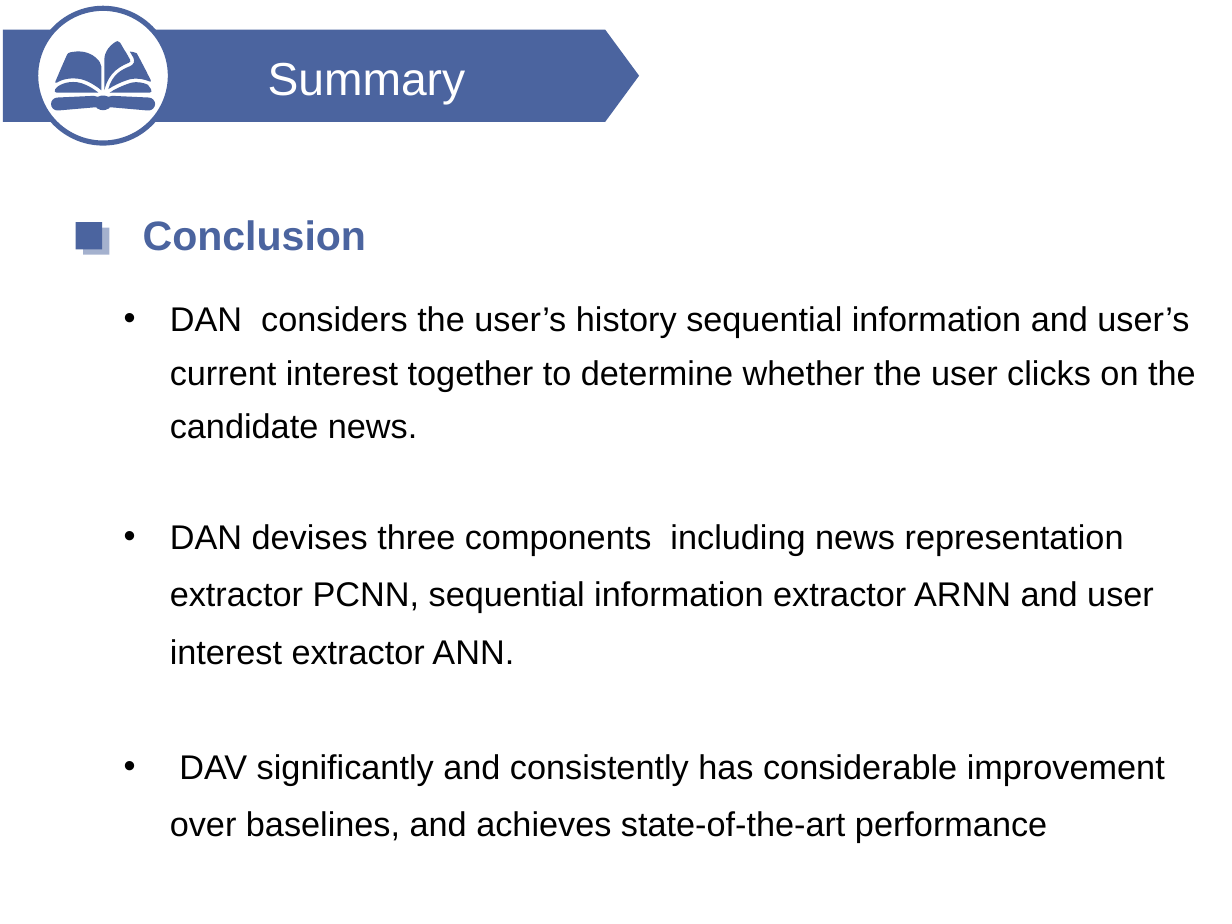
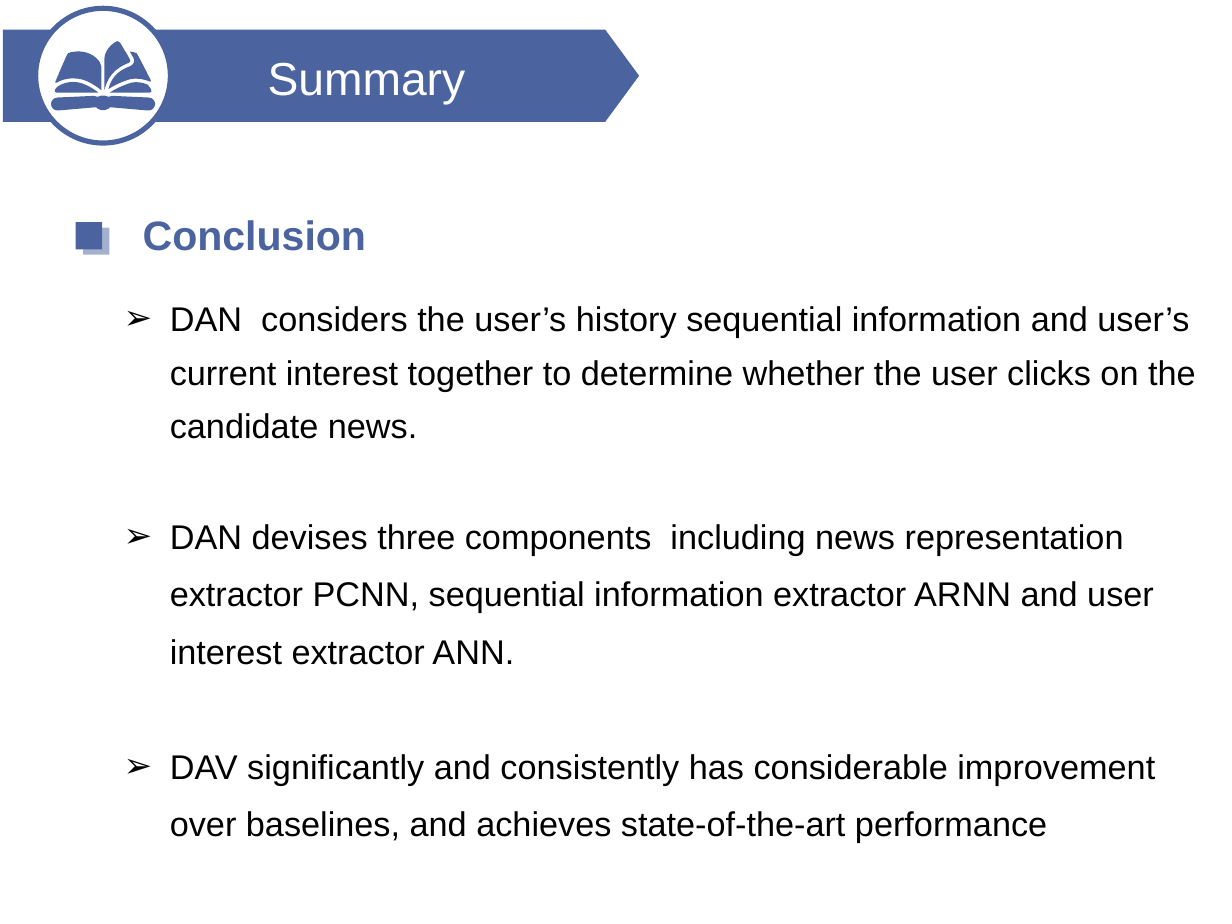
Before and after one commit to ZP1481616577/DAN-for-News-Recommendation, a slide deck: slide 17 of AAAI2018.pptx. Drawn at 1232x924 pixels with LibreOffice and Linux fonts; fonts in the diff are those of the drawing. Boxes give left, top, right and bottom in pixels: in the first picture for what was removed or moved away, otherwise in the second. Text is boxed around its words. In the diff, an @@ line names an element or a change of style, - is before the commit and + after.

```diff
--- a/AAAI2018.pptx
+++ b/AAAI2018.pptx
@@ text "DAN considers the user’s history ..." at (170,306,1196,843): bullet • to ➢ @@
```
Also in this commit, not shown: 12 other slides changed.
